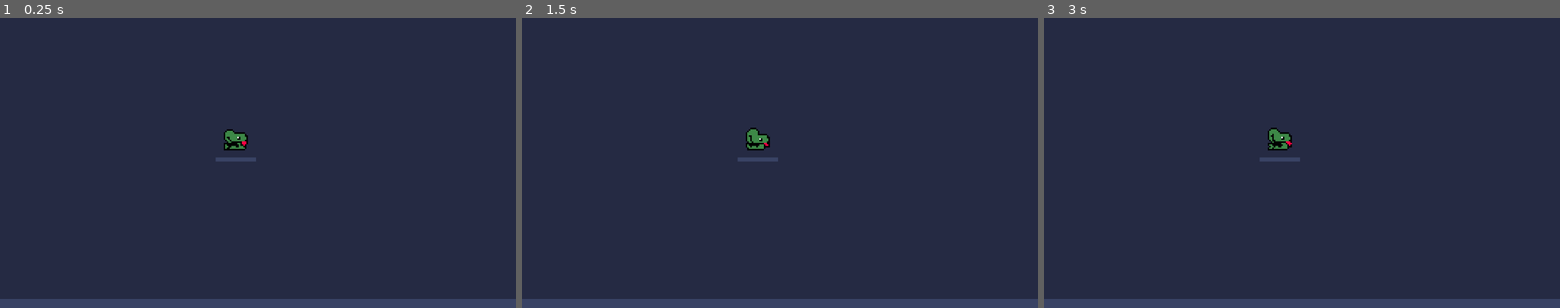
Above: before the commit, frames 1-3 (left to right).
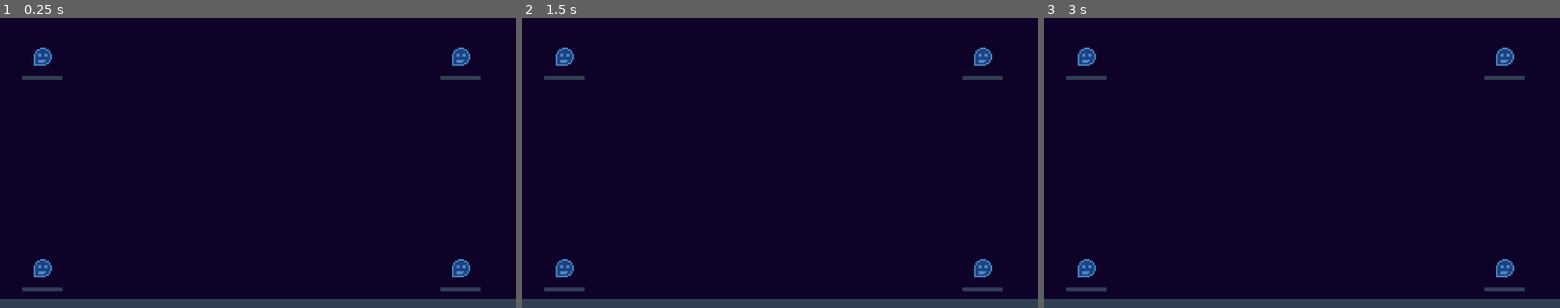
Above: after the commit, the same moments.

Repository: SaitenHazard/Android-1.0
Game: Godot game, scene res://Scene/Game.tscn
Two runs of this game, one before a commit and one after it. Both use one fixed random seed, a clock stepped at 60 frames per second and the inputs below.
Inputs (mouse positions are in pixels of both pictures, inside the frame that each line leads up to):
- Up to frame 1 (0.25 s): no input
- Up to frame 2 (1.5 s): move the mouse to (893, 148) at 0.52 s; click (893, 148) at 0.67 s; tap Enter at 1.25 s; drag from (676, 177) to (754, 221) at 1.27 s
- Up to frame 3 (3 s): move the mouse to (1353, 99) at 2.02 s; click (1353, 99) at 2.17 s; drag from (1276, 221) to (1147, 119) at 2.77 s

The runs differ from the first frame. In frame 1, 96% of the frame differs, in the area x 0-100%, y 0-97%; in frame 2, 96%; in frame 3, 96%.

Commit message:
08/31/2021 08:08PM

Diff:
--- a/Game/Scene/CaptureCircle.tscn
+++ b/Game/Scene/CaptureCircle.tscn
@@ -7,9 +7,11 @@
 
 [node name="Line2D" type="Line2D" parent="."]
 width = 5.0
+default_color = Color( 0.984314, 0.976471, 0.972549, 1 )
 
 [node name="AfterLine2D" type="Line2D" parent="."]
 points = PoolVector2Array( 848.458, 806.303, 911.387, 848.255, 833.475, 907.438, 842.465, 831.025 )
-default_color = Color( 1, 0.976471, 0.4, 1 )
+width = 5.0
+default_color = Color( 0.976471, 0.807843, 0.541176, 1 )
 
 [node name="Polygon2D" type="Polygon2D" parent="."]
--- a/Game/Scene/Critter.tscn
+++ b/Game/Scene/Critter.tscn
@@ -2,7 +2,7 @@
 
 [ext_resource path="res://shaders/critter.shader" type="Shader" id=1]
 [ext_resource path="res://Scripts/Critter.gd" type="Script" id=2]
-[ext_resource path="res://Sprites/snake_green.png" type="Texture" id=3]
+[ext_resource path="res://Sprites/ghost.png" type="Texture" id=3]
 
 [sub_resource type="ShaderMaterial" id=1]
 shader = ExtResource( 1 )
@@ -10,10 +10,10 @@
 shader_param/flash_modifier = 0.0
 
 [sub_resource type="StyleBoxFlat" id=2]
-bg_color = Color( 0.227451, 0.266667, 0.4, 1 )
+bg_color = Color( 0.196078, 0.25098, 0.329412, 1 )
 
 [sub_resource type="StyleBoxFlat" id=3]
-bg_color = Color( 0, 0, 0, 1 )
+bg_color = Color( 0.0588235, 0.0117647, 0.160784, 1 )
 
 [sub_resource type="Animation" id=4]
 resource_name = "New Anim"
@@ -37,15 +37,16 @@
 
 [node name="Sprite" type="Sprite" parent="."]
 material = SubResource( 1 )
-position = Vector2( -0.00386822, -38.5419 )
+position = Vector2( 1.18668, -3.61908 )
 scale = Vector2( 3, 3 )
 texture = ExtResource( 3 )
 hframes = 4
 
 [node name="ProgressBar" type="ProgressBar" parent="."]
-margin_left = -40.0
-margin_right = 40.0
-margin_bottom = 8.0
+margin_left = -39.9774
+margin_top = 34.9228
+margin_right = 40.0226
+margin_bottom = 42.9228
 custom_styles/fg = SubResource( 2 )
 custom_styles/bg = SubResource( 3 )
 value = 50.0
@@ -55,5 +56,4 @@
 }
 
 [node name="AnimationPlayer" type="AnimationPlayer" parent="."]
-autoplay = "New Anim"
 "anims/New Anim" = SubResource( 4 )
--- a/Game/Scene/Game.tscn
+++ b/Game/Scene/Game.tscn
@@ -5,10 +5,10 @@
 [ext_resource path="res://Scene/Critter.tscn" type="PackedScene" id=3]
 
 [sub_resource type="StyleBoxFlat" id=1]
-bg_color = Color( 0.227451, 0.266667, 0.4, 1 )
+bg_color = Color( 0.196078, 0.25098, 0.329412, 1 )
 
 [sub_resource type="StyleBoxFlat" id=2]
-bg_color = Color( 0, 0, 0, 1 )
+bg_color = Color( 0.0588235, 0.0117647, 0.160784, 1 )
 
 [node name="Control" type="Control"]
 anchor_right = 1.0
@@ -45,5 +45,17 @@
 position = Vector2( 34.2947, 40.3051 )
 
 [node name="Critter" parent="Critters" instance=ExtResource( 3 )]
-position = Vector2( 434.161, 236.756 )
-health_max = 5.0
+position = Vector2( 880, 460 )
+health_max = 3.0
+
+[node name="Critter2" parent="Critters" instance=ExtResource( 3 )]
+position = Vector2( 880, 40 )
+health_max = 3.0
+
+[node name="Critter3" parent="Critters" instance=ExtResource( 3 )]
+position = Vector2( 50, 460 )
+health_max = 3.0
+
+[node name="Critter4" parent="Critters" instance=ExtResource( 3 )]
+position = Vector2( 50, 40 )
+health_max = 3.0
--- a/Game/Scripts/CaptureCircle.gd
+++ b/Game/Scripts/CaptureCircle.gd
@@ -9,7 +9,7 @@
 onready var line = $Line2D
 onready var afterLine = $AfterLine2D
 #onready var polygon = $Polygon2D
-var max_line_length : int = 500
+var max_line_length : int = 800
 
 #var pointA2Index : Vector2
 #var pointB1Index : Vector2
--- a/Game/Scripts/Critter.gd
+++ b/Game/Scripts/Critter.gd
@@ -4,6 +4,9 @@
 
 export var health_max : float
 var health_current : float
+
+var limits_min = Vector2(50, 40)
+var limits_max = Vector2(880, 460)
 
 func _ready():
 	health_current = health_max
--- a/Game/project.godot
+++ b/Game/project.godot
@@ -44,5 +44,5 @@
 
 [rendering]
 
-environment/default_clear_color=Color( 0.14902, 0.168627, 0.266667, 1 )
+environment/default_clear_color=Color( 0.0588235, 0.0117647, 0.160784, 1 )
 environment/default_environment="res://default_env.tres"
Binary file added: Game/Sprites/ghost.png
Not shown, added: Game/Sprites/ghost.png.import
